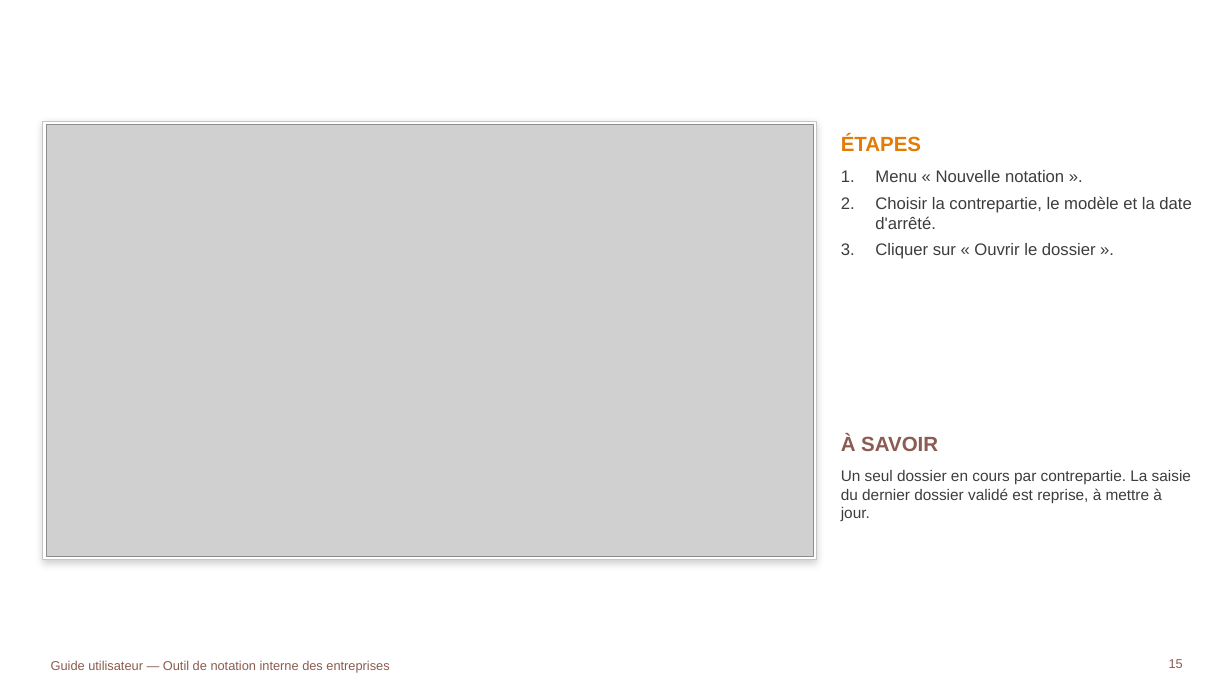
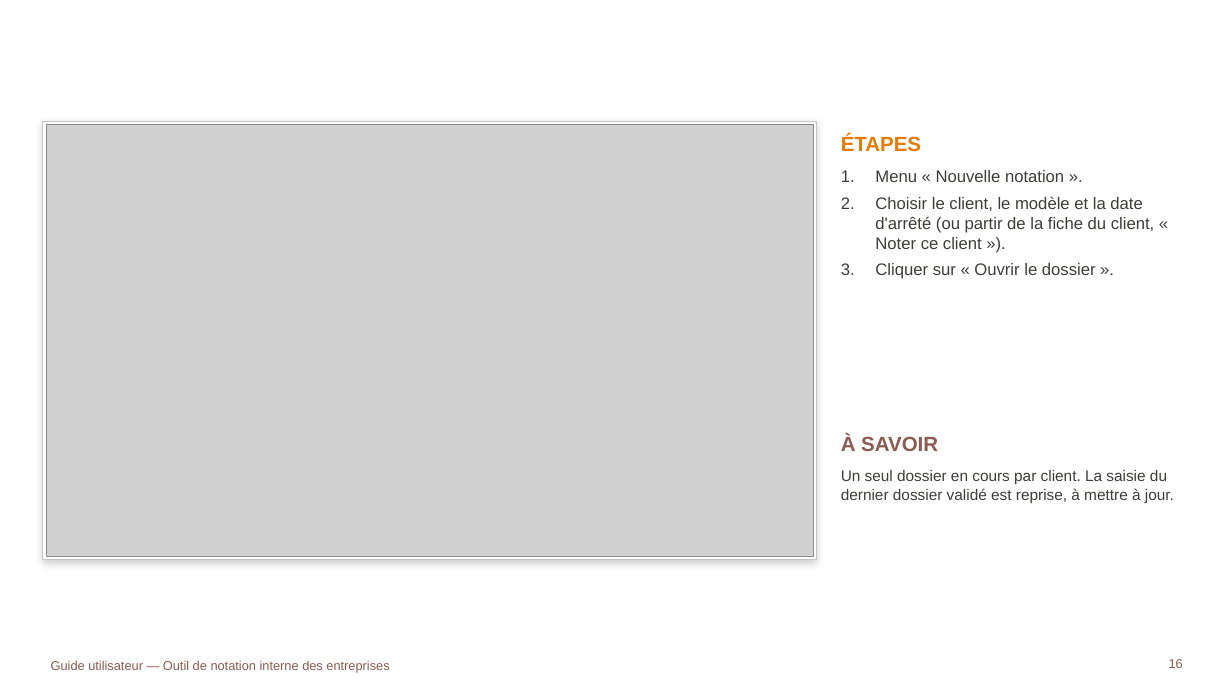
Before and after one commit to tariqeddoumi/Entreprise-scoring-cl, a slide deck: slide 16 of docs/guides/Guide_utilisateur_outil_notation.pptx (slide 15 before the commit). Drawn at 1232x693 pixels with LibreOffice and Linux fonts; fonts in the diff are those of the drawing; grey boxes stand for pictures; background and template pictures are left out. Boxes give left, top, right and bottom in pixels: in the first picture for what was removed or moved away, otherwise in the second. Text is boxed around its words. In the diff, an @@ line names an element or a change of style, - is before the commit and + after.

```diff
--- a/docs/guides/Guide_utilisateur_outil_notation.pptx
+++ b/docs/guides/Guide_utilisateur_outil_notation.pptx
@@ text at box(875, 196, 1154, 249): text changed @@
-2. Choisir la contrepartie, le modèle et la date d'arrêté.
+2. Choisir le client, le modèle et la date d'arrêté (ou partir de la fiche du client, « Noter ce client »).
@@ text at box(841, 470, 1174, 503): text changed @@
-Un seul dossier en cours par contrepartie. La saisie du dernier dossier validé est reprise, à mettre à jour.
+Un seul dossier en cours par client. La saisie du dernier dossier validé est reprise, à mettre à jour.
```
Also in this commit, not shown: 22 other slides changed, 2 slides added, 26 other files.
